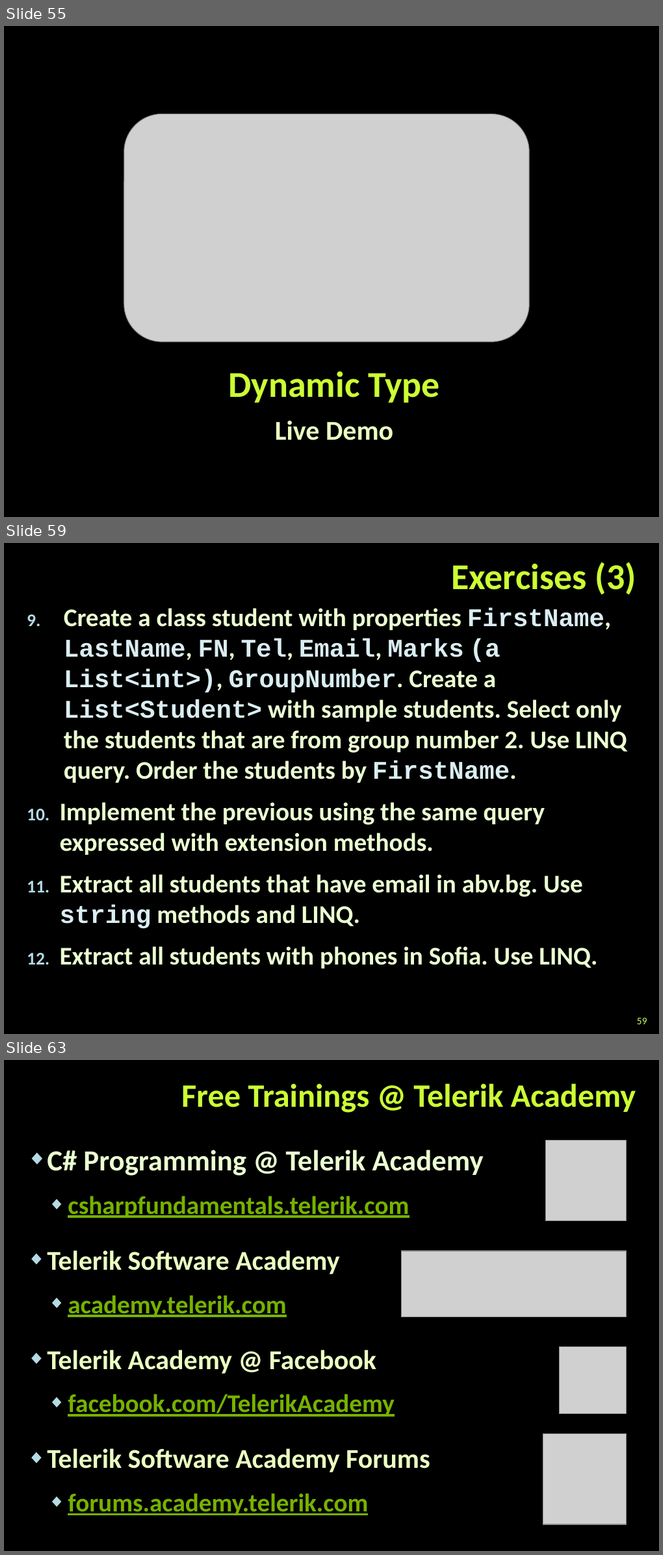
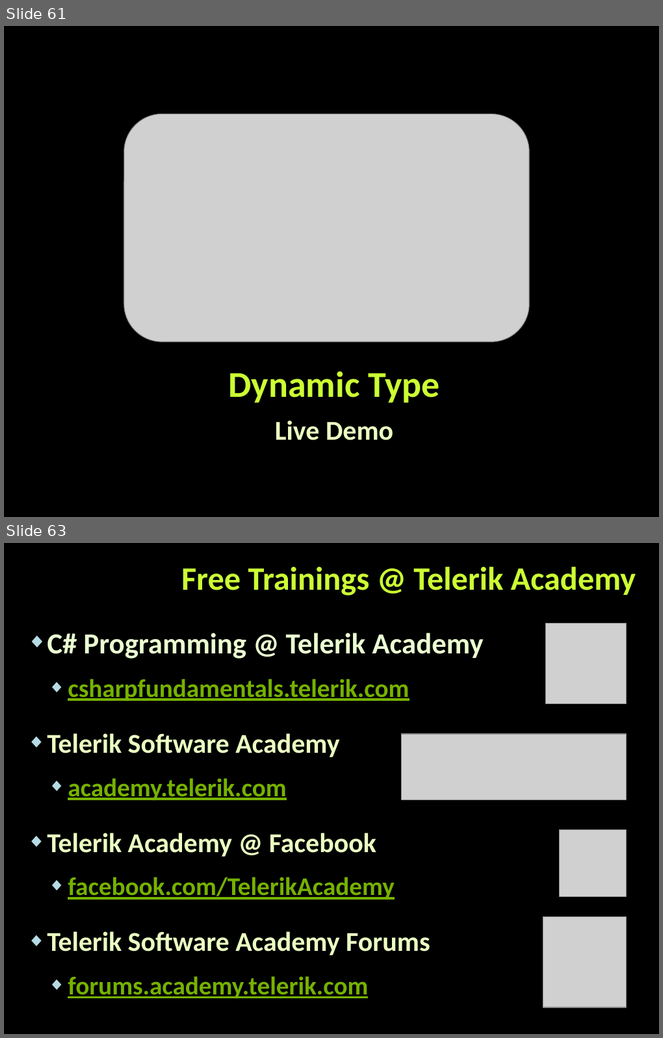
Before and after one commit to tddold/Telerik-Academy, a slide deck: Programming with C#/3. C# OOP/Presentations/Extension-Methods-Delegates-Lambda-LINQ.pptx. Shown one above the other, each under a label of ours: slides 55, 59 and 63 before the commit, slides 61 and 63 after it; the slides between them are not shown. The pictures are 663x1555 and 663x1038 pixels, drawn with LibreOffice and Linux fonts; fonts in the diff are those of the drawing; grey boxes stand for pictures; background and template pictures are left out. Boxes give left, top, right and bottom in pixels: in the first picture for what was removed or moved away, otherwise in the second. Text is boxed around its words. In the diff, an @@ line names an element or a change of style, - is before the commit and + after.

```diff
--- a/Programming with C#/3. C# OOP/Presentations/Extension-Methods-Delegates-Lambda-LINQ.pptx
+++ b/Programming with C#/3. C# OOP/Presentations/Extension-Methods-Delegates-Lambda-LINQ.pptx
@@ slide 59 removed at bbox=[4, 543, 659, 1034], background picture (left out) @@
@@ title removed at bbox=[451, 562, 636, 595] @@
-Exercises (3)
@@ text removed at bbox=[60, 608, 627, 969] @@
-9. Create a class student with properties FirstName, LastName, FN, Tel, Email, Marks (a List<int>), GroupNumber. Create a List<Student> with sample students. Select only the students that are from group number 2. Use LINQ query. Order the students by FirstName.
-10. Implement the previous using the same query expressed with extension methods.
-11. Extract all students that have email in abv.bg. Use string methods and LINQ.
-12. Extract all students with phones in Sofia. Use LINQ.
@@ page number removed at bbox=[637, 1018, 648, 1025] @@
-59
@@ what was slide 55 is now slide 61 @@
```
Also in this commit, not shown: 13 slides changed, 6 slides added, 5 other slides removed, 12 other files.
